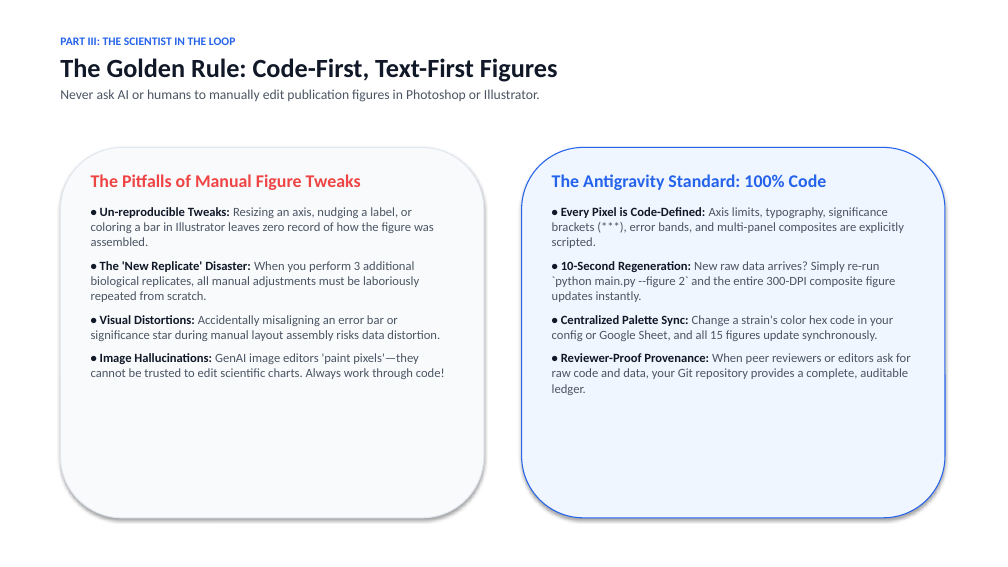
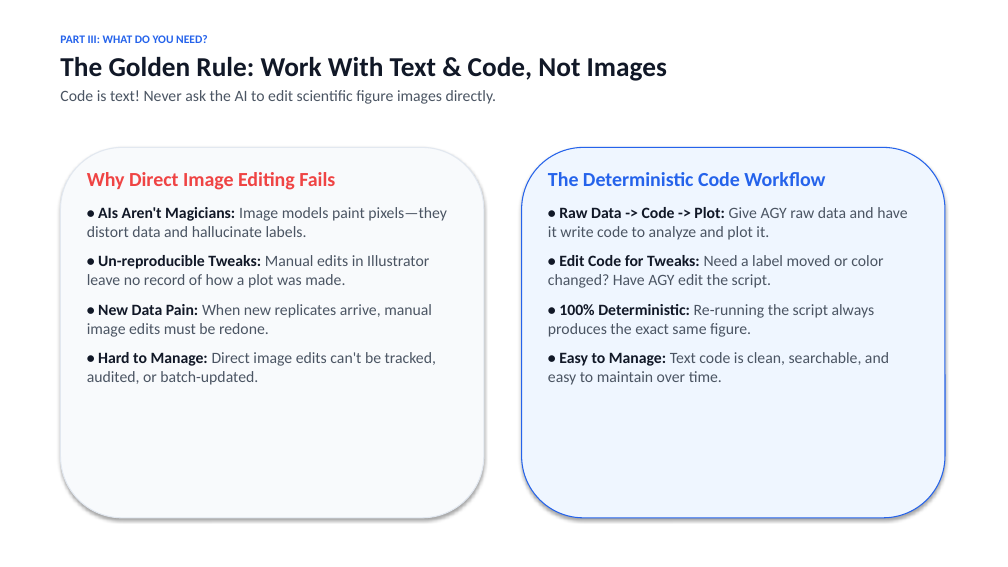
Before and after one commit to berman-lab/antigravity-intoduction-presentation, a slide deck: slide 15 of antigravity_lab_presentation.pptx. Drawn at 1008x567 pixels with LibreOffice and Linux fonts; fonts in the diff are those of the drawing. Boxes give left, top, right and bottom in pixels: in the first picture for what was removed or moved away, otherwise in the second. Text is boxed around its words. In the diff, an @@ line names an element or a change of style, - is before the commit and + after.

```diff
--- a/antigravity_lab_presentation.pptx
+++ b/antigravity_lab_presentation.pptx
@@ text at (60,35,667,104): text changed; size 13 to 15 pt; bold on @@
-PART III: THE SCIENTIST IN THE LOOP
-The Golden Rule: Code-First, Text-First Figures
-Never ask AI or humans to manually edit publication figures in Photoshop or Illustrator.
+PART III: WHAT DO YOU NEED?
+The Golden Rule: Work With Text & Code, Not Images
+Code is text! Never ask the AI to edit scientific figure images directly.
@@ text at (87,172,446,385): text changed; size 12 to 15 pt @@
-The Pitfalls of Manual Figure Tweaks
-• Un-reproducible Tweaks: Resizing an axis, nudging a label, or coloring a bar in Illustrator leaves zero record of how the figure was assembled.
-• The 'New Replicate' Disaster: When you perform 3 additional biological replicates, all manual adjustments must be laboriously repeated from scratch.
-• Visual Distortions: Accidentally misaligning an error bar or significance star during manual layout assembly risks data distortion.
-• Image Hallucinations: GenAI image editors 'paint pixels'—they cannot be trusted to edit scientific charts. Always work through code!
+Why Direct Image Editing Fails
+• AIs Aren't Magicians: Image models paint pixels—they distort data and hallucinate labels.
+• Un-reproducible Tweaks: Manual edits in Illustrator leave no record of how a plot was made.
+• New Data Pain: When new replicates arrive, manual image edits must be redone.
+• Hard to Manage: Direct image edits can't be tracked, audited, or batch-updated.
@@ text at (548,172,907,385): text changed; size 12 to 15 pt @@
-The Antigravity Standard: 100% Code
-• Every Pixel is Code-Defined: Axis limits, typography, significance brackets (***), error bands, and multi-panel composites are explicitly scripted.
-• 10-Second Regeneration: New raw data arrives? Simply re-run `python main.py --figure 2` and the entire 300-DPI composite figure updates instantly.
-• Centralized Palette Sync: Change a strain's color hex code in your config or Google Sheet, and all 15 figures update synchronously.
-• Reviewer-Proof Provenance: When peer reviewers or editors ask for raw code and data, your Git repository provides a complete, auditable ledger.
+The Deterministic Code Workflow
+• Raw Data -> Code -> Plot: Give AGY raw data and have it write code to analyze and plot it.
+• Edit Code for Tweaks: Need a label moved or color changed? Have AGY edit the script.
+• 100% Deterministic: Re-running the script always produces the exact same figure.
+• Easy to Manage: Text code is clean, searchable, and easy to maintain over time.
```
Also in this commit, not shown: 28 other slides changed, 1 other file.
